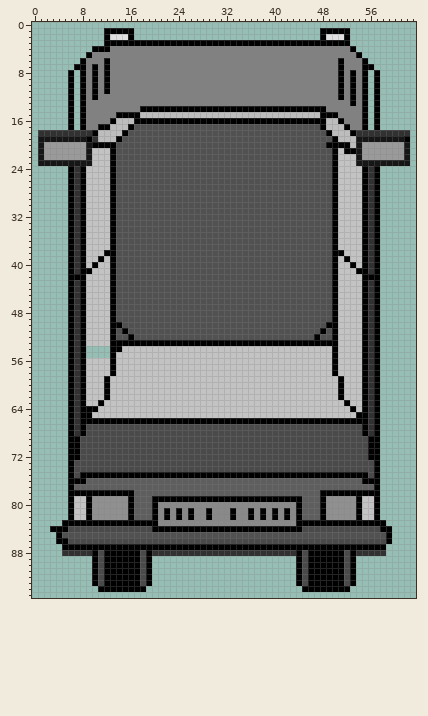
One commit to this sprite sheet: sources/차/차뒷면 (1).png. The picture above is the old version.
The file is 64x96 pixels. Colours within 5 levels of each other are drawn and written as one.
After the commit:
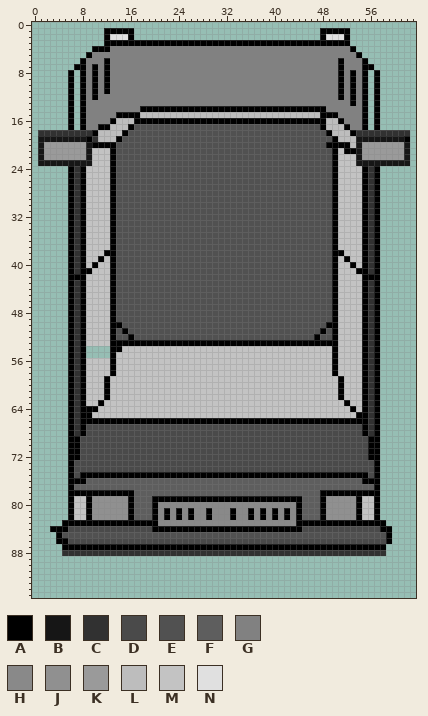
Palette (. is transparent): A #000000  B #161616  C #313131  D #4a4a4a  E #515151  F #5e5e5e  G #818181  H #898989  J #909090  K #9a9a9a  L #bdbdbd  M #c3c3c3  N #e0e0e0
The commit says: 차 뒷면 이미지 변경
Difference:
@@ x 0..63 @@
 87 .....AAAAAAAAAAAAAAAAAAAAAAAAAAAAAAAAAAAAAAAAAAAAAAAAAAAAAA.....
-88 .....CCCCCADAAAAAADACCCCCCCCCCCCCCCCCCCCCCCCADAAAAAADACCCCC.....
-89 ..........ADAAAAAADA........................ADAAAAAADA..........
-90 ..........ADAAAAAADA........................ADAAAAAADA..........
-91 ..........ADAAAAAADA........................ADAAAAAADA..........
-92 ..........ADAAAAAADA........................ADAAAAAADA..........
-93 ..........ADAAAAAADA........................ADAAAAAADA..........
-94 ...........AAAAAAAA..........................AAAAAAAA...........
+88 .....CCCCCCCCCCCCCCCCCCCCCCCCCCCCCCCCCCCCCCCCCCCCCCCCCCCCCC.....
+89 ................................................................
+90 ................................................................
+91 ................................................................
+92 ................................................................
+93 ................................................................
+94 ................................................................
 95 ................................................................
